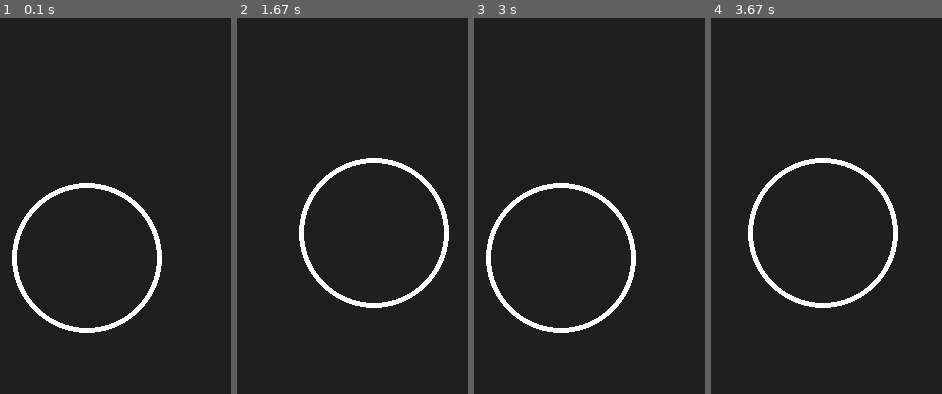
Above: before the commit, frames 1-4 (left to right).
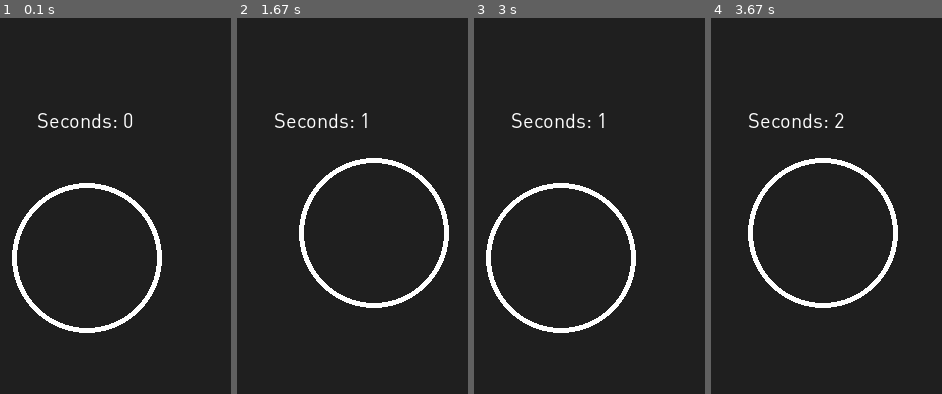
Above: after the commit, the same moments.

Repository: selenazhen/planetParasite
Game: pygame game, started from Game.py
The game is run twice, just before and just after one commit, with the same random seed, the same clock (stepped at 60 frames per second) and the same inputs.
Inputs:
- Up to frame 1 (0.1 s): no input
- Up to frame 2 (1.67 s): hold Right 0.33-0.8 s; hold Up 0.83-1.13 s; hold Right 1.17-1.63 s
- Up to frame 3 (3 s): hold Left 1.67-2.2 s; hold Down 2.23-2.53 s; hold Left 2.57-2.97 s
- Up to frame 4 (3.67 s): hold Up 3-3.37 s; hold Right from 3.4 s (still down)
The pictures show only the part of the screen within x 31-81%, y 18-68%; the shares and areas given below are measured in that part.

The runs differ from the first frame. In frame 1, 0.5% of the frame differs, in the area x 16-58%, y 25-30%; in frame 2, 0.5%; in frame 3, 0.5%; in frame 4, 0.5%.

Commit message:
time modules

Diff:
--- a/Game.py
+++ b/Game.py
@@ -15,17 +15,31 @@
 WHITE = (255,255,255)
 BLACK = (0,0,0)
 
+
+
+
 class Game(PygameGame):
     def init(self):
         pass
+
+    def __init__(self, w,h):
+        super().__init__()
+        self.timePassed = pygame.time.get_ticks()
+
 
     def keyPressed(self, code, mod):
         pass
 
     def timerFired(self, dt):
+        # self.timePassed += dt
+        # # print (self.timePassed)
+        # if self.timePassed %10 == 0:
+        #     print ('hello', self.timePassed)
+        # print (self.timePassed)
         pass
 
     def redrawAll(self, screen):
+
         w,h,m = self.width,self.height,self.margin
         basicfont = pygame.font.Font("DINPro.otf", 20)
         textScore = basicfont.render('score: %d' % (self.score), True, WHITE)
@@ -36,8 +50,11 @@
         textTitlerect.centerx,textTitlerect.centery = w//2, (m//2)
 
 
+
+
         pygame.draw.circle(screen, WHITE,(self.parasiteX,self.parasiteY),
                             m, 5) #testing circle
+
 
         pygame.draw.rect(screen, CHARCOAL,(0, 0, w, m)) #border top rect
         pygame.draw.rect(screen, CHARCOAL,(0, 0, m, h)) #border bottom rect
--- a/pygamegame.py
+++ b/pygamegame.py
@@ -1,17 +1,9 @@
 '''
 pygamegame.py
-created by Lukas Peraza
- for 15-112 F15 Pygame Optional Lecture, 11/11/15
+Citations:
+--General format: Lukas Peraza for 15-112 F15 Pygame Optional Lecture, 11/11/15
+--Time Modules: http://programarcadegames.com/python_examples/f.php?file=timer.py
 
-use this code in your term project if you want
-- CITE IT
-- you can modify it to your liking
-  - BUT STILL CITE IT
-
-- you should remove the print calls from any function you aren't using
-- you might want to move the pygame.display.flip() to your redrawAll function,
-    in case you don't need to update the entire display every frame (then you
-    should use pygame.display.update(Rect) instead)
 '''
 import pygame
 import sys
@@ -20,6 +12,12 @@
 CHARCOAL = (31,31,31)
 WHITE = (255,255,255)
 BLACK = (0,0,0)
+
+clock = pygame.time.Clock()
+
+
+
+
 
 class PygameGame(object):
 
@@ -74,7 +72,7 @@
     def isKeyPressed(self, key):
         return self._keys.get(key, False)
 
-    def __init__(self, width=600, height=800, fps=50, title="PLANET PARASITE"):
+    def __init__(self, width=600, height=800, fps=100, title="PLANET PARASITE"):
         self.width = width
         self.height = height
         self.margin= self.width//8
@@ -84,17 +82,20 @@
         self.parasiteY = self.height//2
         self.speed = 25
         self.score = 0
+        self.totalSeconds = 0
         pygame.init()
 
     def run(self):
+        frame_count = 0
+        frame_rate = 60
+        start_time = 90
         w,h,m = self.width,self.height,self.margin
 
         clock = pygame.time.Clock()
+
         screen = pygame.display.set_mode((self.width, self.height))
         # set the title of the window
         pygame.display.set_caption(self.title)
-
-
 
         # stores all the keys currently being held down
         self._keys = dict()
@@ -123,6 +124,55 @@
             screen.fill(CHARCOAL)
             self.redrawAll(screen)
 
+            basicfont = pygame.font.Font("DINPro.otf", 20)
+
+            # ALL CODE TO DRAW SHOULD GO BELOW THIS COMMENT
+
+            # --- Timer going up ---
+            # Calculate total seconds
+            self.totalSeconds = frame_count // frame_rate
+
+            # Divide by 60 to get total minutes
+            minutes = self.totalSeconds // 60
+
+            # Use modulus (remainder) to get seconds
+            seconds = self.totalSeconds % 60
+
+            # Use python string formatting to format in leading zeros
+            # output_string = "Time: {0:02}:{1:02}".format(minutes, seconds)
+            output_string = "Seconds: {0:01}".format(self.totalSeconds)
+
+            # Blit to the screen
+            text = basicfont.render(output_string, True, WHITE)
+            screen.blit(text, [250, 250])
+
+            # # --- Timer going down ---
+            # # --- Timer going up ---
+            # # Calculate total seconds
+            # self.totalSeconds = start_time - (frame_count // frame_rate)
+            # if self.totalSeconds < 0:
+            #     self.totalSeconds = 0
+
+   #        #   # Divide by 60 to get total minutes
+            # minutes = self.totalSeconds // 60
+
+   #        #   # Use modulus (remainder) to get seconds
+            # seconds = self.totalSeconds % 60
+
+   #        #   # Use python string formatting to format in leading zeros
+            # output_string = "Time left: {0:02}:{1:02}".format(minutes, seconds)
+
+   #        #   # Blit to the screen
+            # text = basicfont.render(output_string, True, WHITE)
+
+   #        #   screen.blit(text, [250, 280])
+
+            # ALL CODE TO DRAW SHOULD GO ABOVE THIS COMMENT
+            frame_count += 1
+
+            # Limit frames per second
+            clock.tick(frame_rate)
+
             pygame.display.flip()
         pygame.quit()
         print ('So long!')
